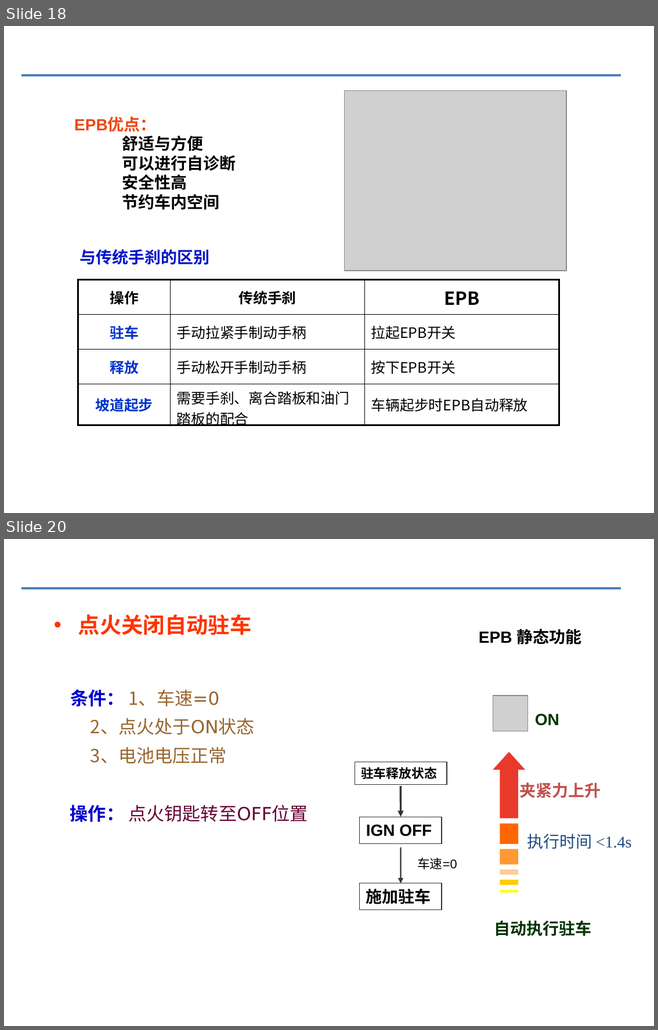
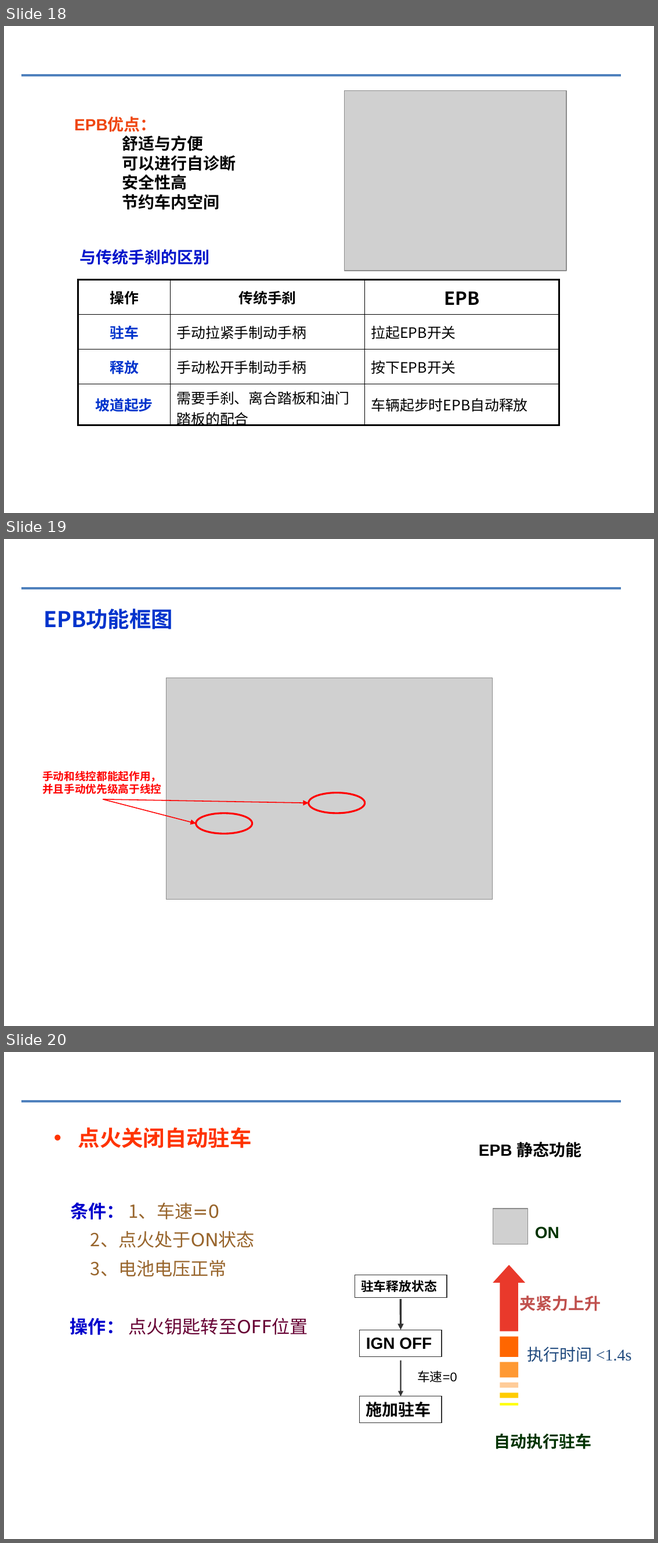
Before and after one commit to guruquan887/VAD01, a slide deck: 00硬件/03格陆博/EPB功能介绍20060507.pptx. Shown one above the other, each under a label of ours: slides 18 and 20 before the commit, slides 18, 19 and 20 after it; the slides between them are not shown. The pictures are 658x1030 and 658x1543 pixels, drawn with LibreOffice and Linux fonts; fonts in the diff are those of the drawing; grey boxes stand for pictures; background and template pictures are left out. Boxes give left, top, right and bottom in pixels: in the first picture for what was removed or moved away, otherwise in the second. Text is boxed around its words. In the diff, an @@ line names an element or a change of style, - is before the commit and + after.

```diff
--- a/00硬件/03格陆博/EPB功能介绍20060507.pptx
+++ b/00硬件/03格陆博/EPB功能介绍20060507.pptx
@@ slide 19 added at (4,539,654,1026), background #FFFFFF; not listed: 1 template element that a slide beside it also shows @@
@@ text added at (43,609,173,629), 24 pt, text #0033CC, bold @@
+EPB功能框图
@@ picture added at (166,678,492,900) @@
@@ text added at (42,771,161,794), 12 pt, text #FF0000, bold @@
+手动和线控都能起作用，
+并且手动优先级高于线控
@@ arrow added from (103, 799) to (308, 803), #FF0000 1 pt @@
@@ arrow added from (103, 799) to (195, 824), #FF0000 1 pt @@
@@ ellipse added at (308,793,365,813), outline #FF0000 2 pt @@
@@ ellipse added at (195,813,252,833), outline #FF0000 2 pt @@
```
Also in this commit, not shown: 1 slide removed, 12 other files.
